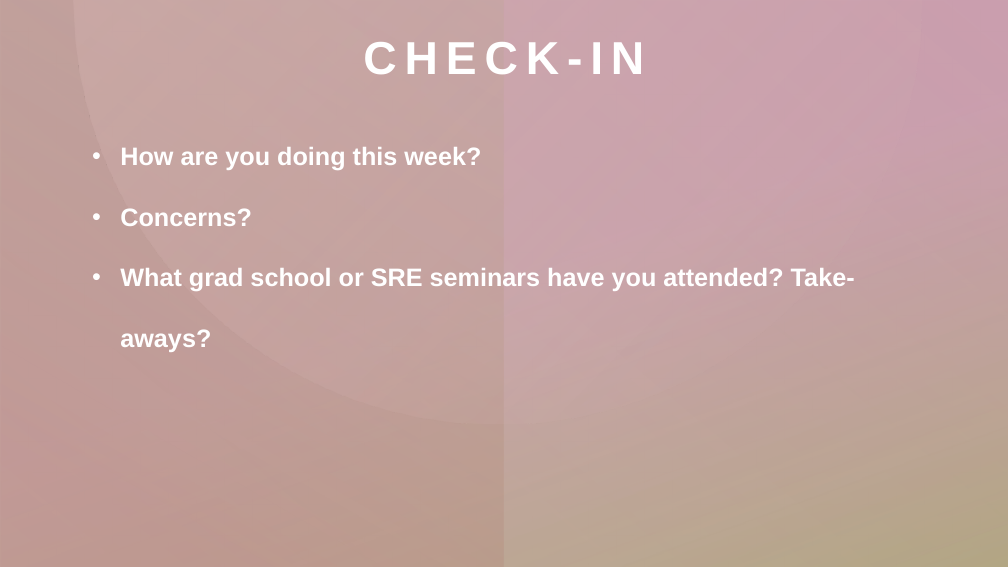
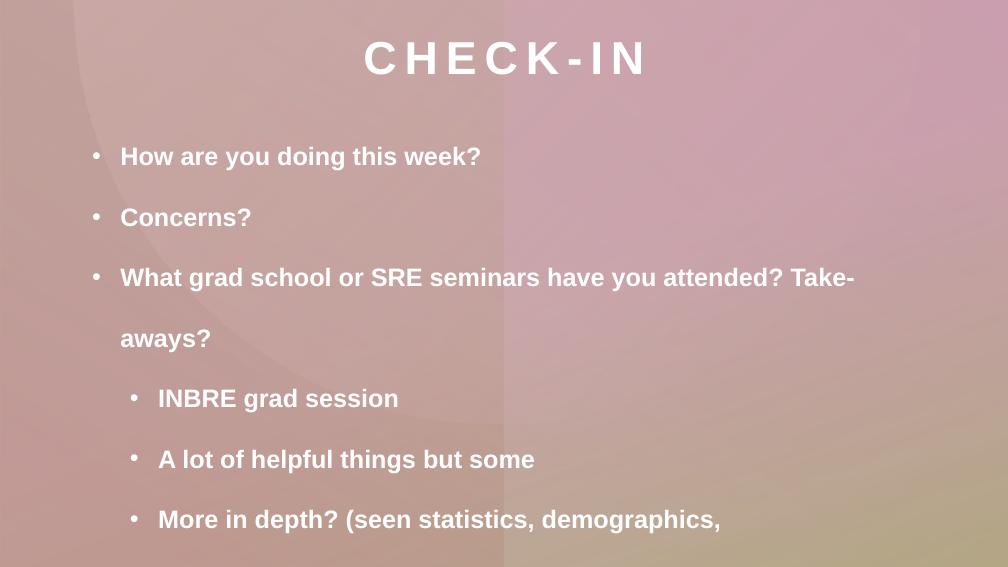
Before and after one commit to madmolecularman/MARC_Fall_2020, a slide deck: slide 5 of resources/gradschool/grad_school_session.pptx. Drawn at 1008x567 pixels with LibreOffice and Linux fonts; fonts in the diff are those of the drawing. Boxes give left, top, right and bottom in pixels: in the first picture for what was removed or moved away, otherwise in the second. Text is boxed around its words. In the diff, an @@ line names an element or a change of style, - is before the commit and + after.

Commit message:
edits from fridays session

```diff
--- a/resources/gradschool/grad_school_session.pptx
+++ b/resources/gradschool/grad_school_session.pptx
@@ text at [158, 389, 721, 533]: paragraphs added @@
+  • INBRE grad session
+  • A lot of helpful things but some
+  • More in depth? (seen statistics, demographics,
```
Also in this commit, not shown: 7 other slides changed, 1 slide added.
